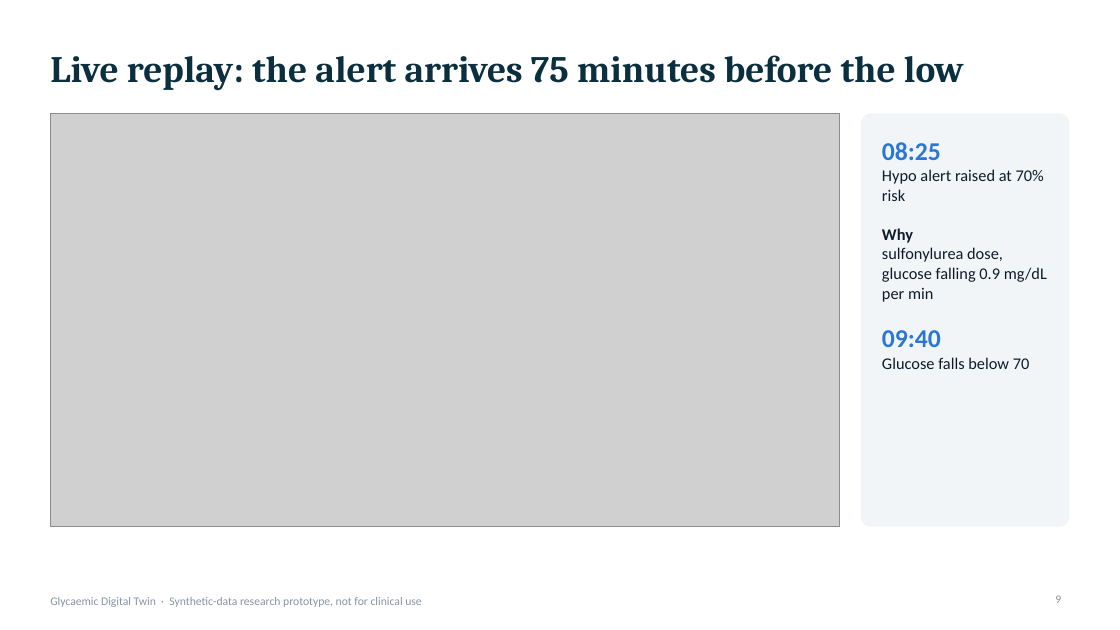
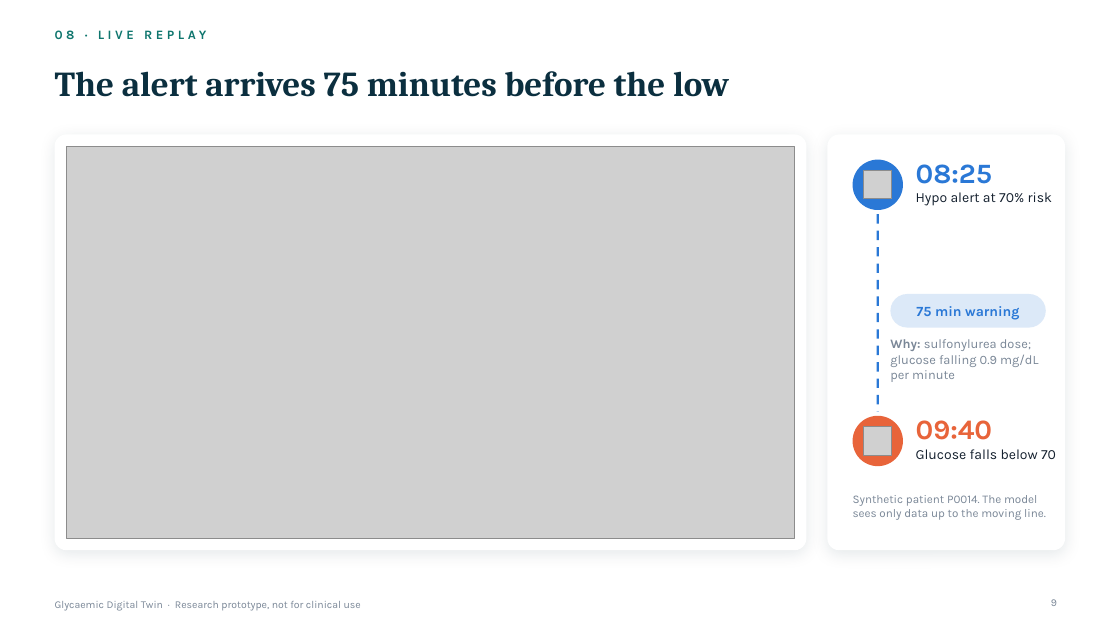
Before and after one commit to AkhileshNalla11/Sync-and-Predict_BITSoM, a slide deck: slide 9 of docs/presentation.pptx. Drawn at 1120x630 pixels with LibreOffice and Linux fonts; fonts in the diff are those of the drawing; grey boxes stand for pictures; background and template pictures are left out. Boxes give left, top, right and bottom in pixels: in the first picture for what was removed or moved away, otherwise in the second. Text is boxed around its words. In the diff, an @@ line names an element or a change of style, - is before the commit and + after.

```diff
--- a/docs/presentation.pptx
+++ b/docs/presentation.pptx
@@ text added at (x1=55, y1=30, x2=206, y2=39), 11 pt, text #0F766E, bold @@
+08 · LIVE REPLAY
@@ title at (x1=55, y1=71, x2=729, y2=97): text changed; size 32 to 30 pt @@
-Live replay: the alert arrives 75 minutes before the low
+The alert arrives 75 minutes before the low
@@ rounded rectangle added at (x1=55, y1=134, x2=807, y2=550), fill #FFFFFF @@
@@ picture resized from (x1=50, y1=113, x2=840, y2=527) to (x1=66, y1=146, x2=795, y2=539) @@
@@ rounded rectangle resized from (x1=861, y1=113, x2=1070, y2=527) to (x1=828, y1=134, x2=1065, y2=550) @@
@@ rounded rectangle at (x1=828, y1=134, x2=1065, y2=550): fill #F1F5F7 to #FFFFFF; shadow on; proportions changed @@
@@ ellipse added at (x1=853, y1=160, x2=903, y2=210), fill #2A78D6 @@
@@ picture added at (x1=864, y1=171, x2=892, y2=199) @@
@@ text added at (x1=916, y1=164, x2=1052, y2=206), 12 pt, text #14202E @@
+08:25
+Hypo alert at 70% risk
@@ line added from (878, 214) to (878, 412), #2A78D6 2 pt dashed @@
@@ rounded rectangle added at (x1=891, y1=294, x2=1046, y2=328), fill #DCE9F8 @@
@@ text added at (x1=916, y1=306, x2=1019, y2=320), 12 pt, text #2A78D6, bold @@
+75 min warning
@@ text at (x1=890, y1=339, x2=1038, y2=382): text changed; size 14 to 11 pt; font Calibri to Karla; text colour #0F1B2A to #7A8797 @@
-08:25
-Hypo alert raised at 70% risk
-Why
-sulfonylurea dose, glucose falling 0.9 mg/dL per min
-09:40
-Glucose falls below 70
+Why: sulfonylurea dose; glucose falling 0.9 mg/dL per minute
@@ ellipse added at (x1=853, y1=416, x2=903, y2=466), fill #E8643A @@
@@ picture added at (x1=864, y1=427, x2=892, y2=455) @@
@@ text added at (x1=916, y1=420, x2=1056, y2=459), 12 pt, text #14202E @@
+09:40
+Glucose falls below 70
@@ text added at (x1=853, y1=495, x2=1046, y2=520), 10 pt, text #7A8797 @@
+Synthetic patient P0014. The model sees only data up to the moving line.
@@ page number at (x1=1051, y1=599, x2=1057, y2=606): size 10 to 9 pt, font Calibri to Karla, text colour #8794A5 to #7A8797 @@
@@ text at (x1=55, y1=601, x2=361, y2=611): text changed; size 10 to 9 pt; font Calibri to Karla; text colour #8794A5 to #7A8797 @@
-Glycaemic Digital Twin · Synthetic-data research prototype, not for clinical use
+Glycaemic Digital Twin · Research prototype, not for clinical use
```
Also in this commit, not shown: 19 other slides changed, 1 other file.
